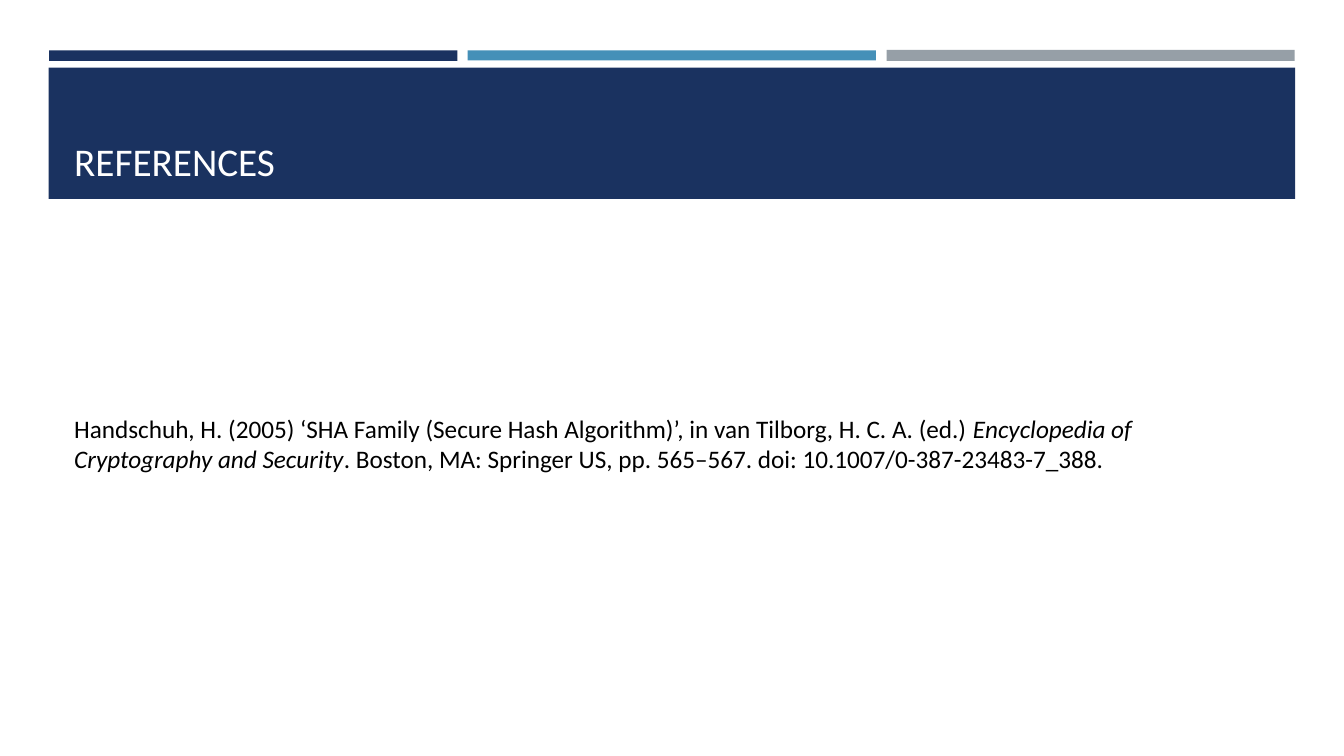
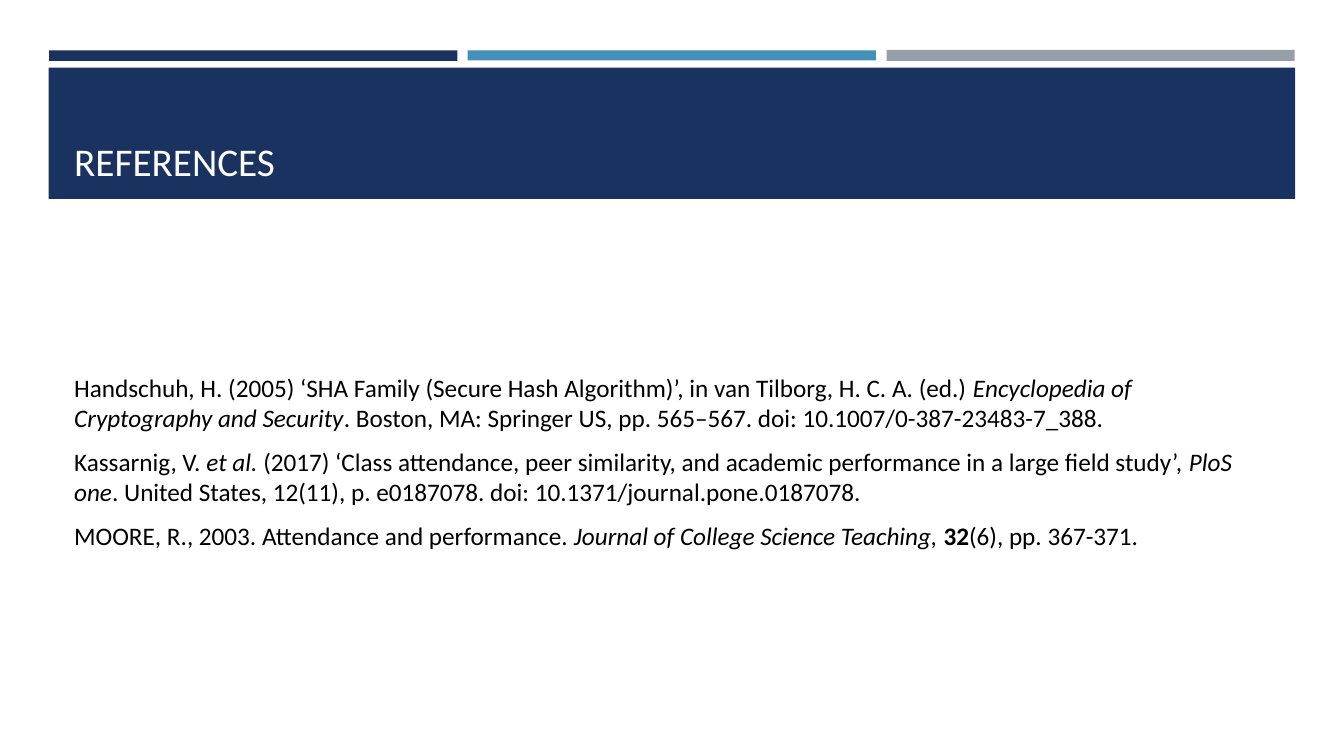
Before and after one commit to ChrisAcornleyPhD/CAP512Data, a slide deck: slide 34 of scripts/CAP512.pptx (slide 30 before the commit). Drawn at 1344x756 pixels with LibreOffice and Linux fonts; fonts in the diff are those of the drawing. Boxes give left, top, right and bottom in pixels: in the first picture for what was removed or moved away, otherwise in the second. Text is boxed around its words. In the diff, an @@ line names an element or a change of style, - is before the commit and + after.

Commit message:
Updated powerpoint

```diff
--- a/scripts/CAP512.pptx
+++ b/scripts/CAP512.pptx
@@ text at (x1=74, y1=452, x2=1232, y2=550): paragraphs added @@
+Kassarnig, V. et al. (2017) ‘Class attendance, peer similarity, and academic performance in a large field study’, PloS one. United States, 12(11), p. e0187078. doi: 10.1371/journal.pone.0187078.
+MOORE, R., 2003. Attendance and performance. Journal of College Science Teaching, 32(6), pp. 367-371.
```
Also in this commit, not shown: 21 other slides changed, 3 slides added.
